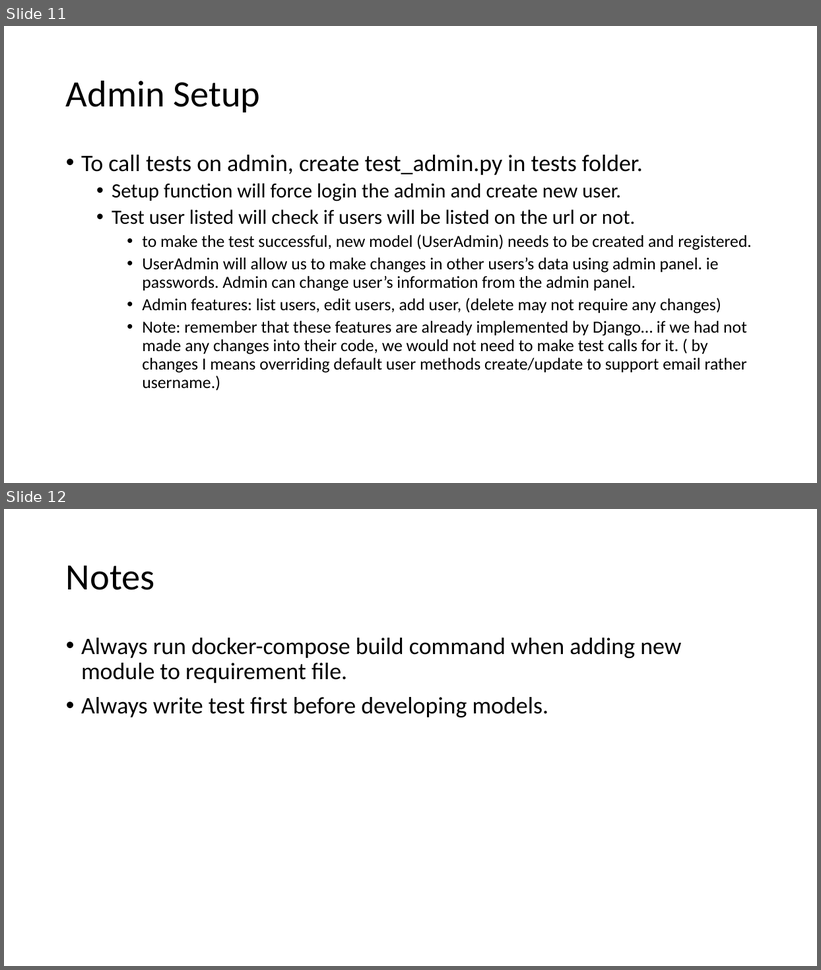
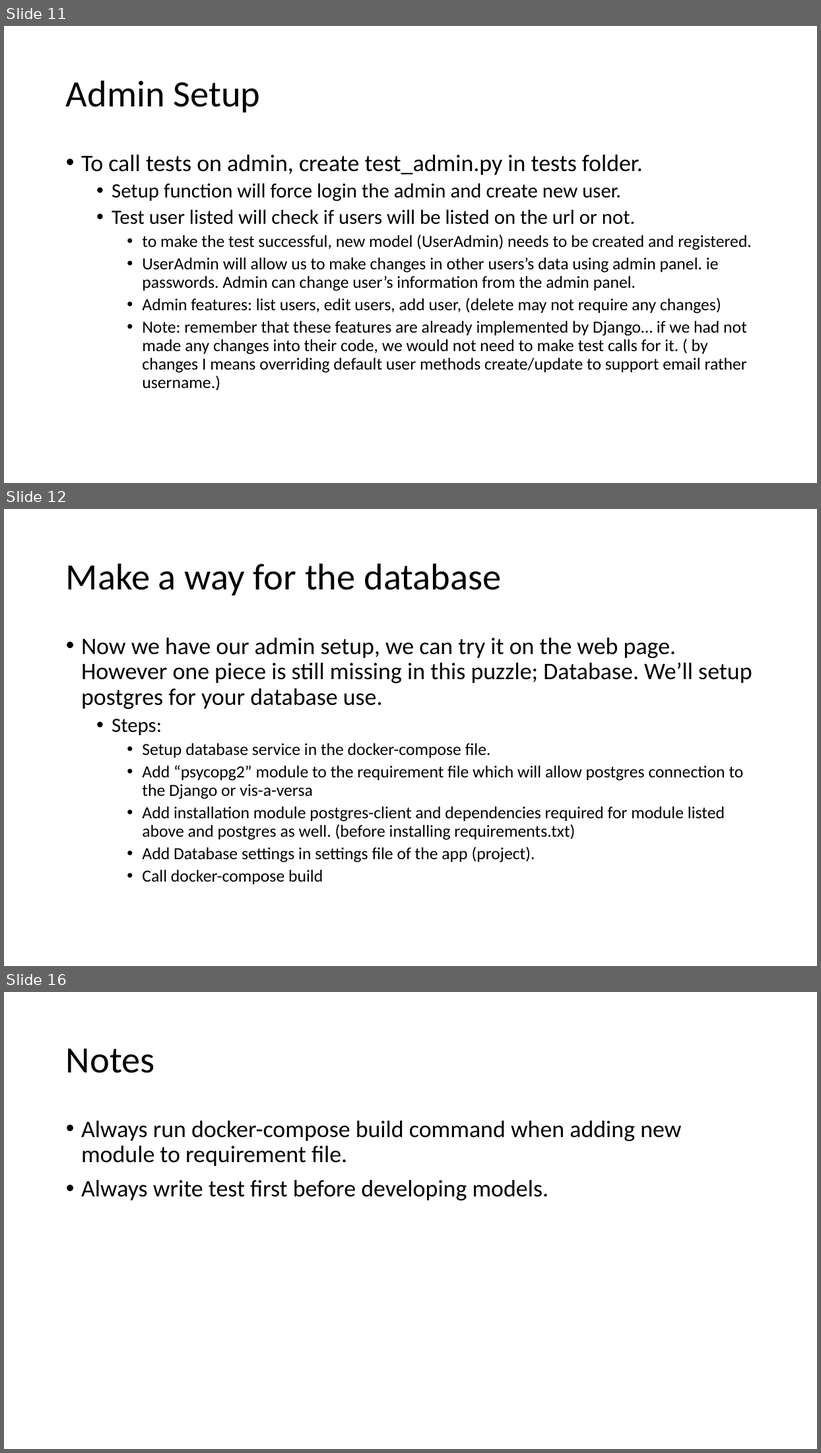
Before and after one commit to Smit24-git/recipe-app-api, a slide deck: Advance Django setup.pptx. Shown one above the other, each under a label of ours: slides 11 and 12 before the commit, slides 11, 12 and 16 after it; the slides between them are not shown. The pictures are 821x970 and 821x1453 pixels, drawn with LibreOffice and Linux fonts; fonts in the diff are those of the drawing. Boxes give left, top, right and bottom in pixels: in the first picture for what was removed or moved away, otherwise in the second. Text is boxed around its words. In the diff, an @@ line names an element or a change of style, - is before the commit and + after.

Commit message:
Configured Postgres DB

```diff
--- a/Advance Django setup.pptx
+++ b/Advance Django setup.pptx
@@ slide 12 added at (4,509,817,966), background #FFFFFF @@
@@ title added at (66,563,501,595), 44 pt, text #000000 @@
+Make a way for the database
@@ text added at (81,638,752,885), 20 pt, text #000000 @@
+• Now we have our admin setup, we can try it on the web page. However one piece is still missing in this puzzle; Database. We’ll setup postgres for your database use.
+  • Steps:
+    • Setup database service in the docker-compose file.
+    • Add “psycopg2” module to the requirement file which will allow postgres connection to the Django or vis-a-versa
+    • Add installation module postgres-client and dependencies required for module listed above and postgres as well. (before installing requirements.txt)
+    • Add Database settings in settings file of the app (project).
+    • Call docker-compose build
@@ what was slide 12 is now slide 16 @@
```
Also in this commit, not shown: 3 other slides added, 8 other files.
